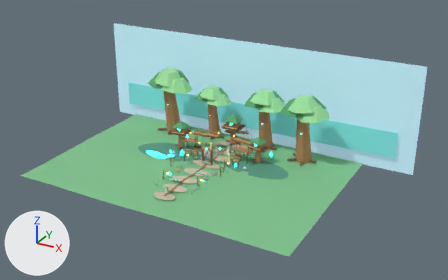
The glTF model assets/exports/heartbough_glade_entrance_v001.glb as it was, and as the next commit left it.
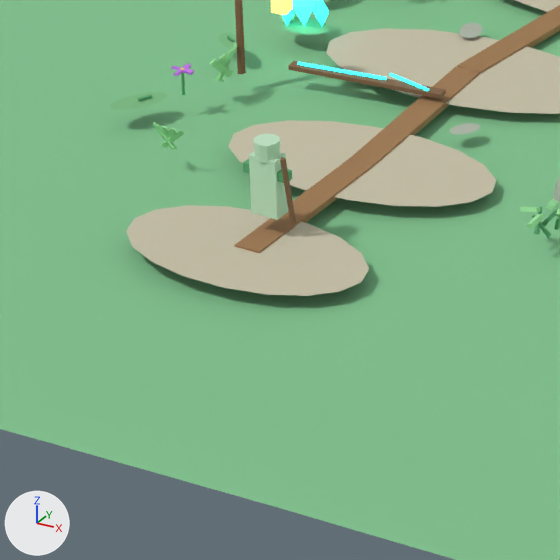
The first picture shows the older version from a 50 mm lens placed at (60.9, -101.1, 58.2), pointed at (4.4, 1.6, 6.9). The close-ups show the older and then the newer version on the part from 32% to 43% of the width and 62% to 80% of the height of that picture. Only the edits that show in the close-ups are written down. Arrows for +X, +Y and +Z are at lower left; the lights stay in place. Where no turn or scale is listed for an object, it has been applied to the vertices.

Objects in the first close-up: 'SCENE_Characters_PlayerPlaceholder_Foreground_Body', 'SCENE_Characters_PlayerPlaceholder_Foreground_Head', 'SCENE_Terrain_CentralMossyStonePath_00', 'SCENE_Terrain_CentralMossyStonePath_01', 'SCENE_Terrain_CentralMossyStonePath_02', 'SCENE_Terrain_MainGladeGround_62x42m', 'SCENE_Terrain_RootPathConnector_00', 'SCENE_Terrain_RootPathConnector_01', 'SCENE_Terrain_RootPathConnector_02', 'SCENE_VillageProps_LanternPathGuide_00', 'SCENE_Worldroot_GlowingRootVein_Path_00', 'SCENE_Worldroot_PathCrystalGuide_00' and 13 more.
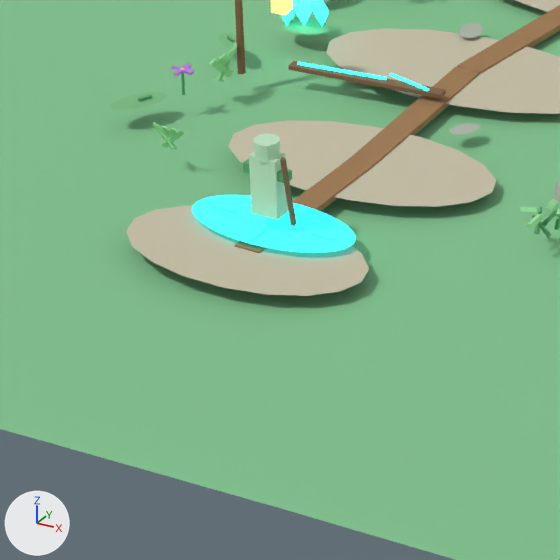
Boxes (x1, y1, x2, y2) around the edits, measured in the close-ups (560 x 560 px):
'SCENE_Terrain_PlayerSpawn_RuneCircle', added (cyan)
    after: (192, 195, 356, 253)
'SCENE_Terrain_PlayerSpawn_RuneTick_00', added
    after: (311, 232, 336, 241)
'SCENE_Terrain_PlayerSpawn_RuneTick_02', added
    after: (212, 204, 236, 214)
'SCENE_Terrain_PlayerSpawn_RuneTick_03', added
    after: (249, 228, 267, 242)

Edits to the bpy script that builds the scene:
```text
Add mat_mat_playerspawn_cyanrune:
    mat_mat_playerspawn_cyanrune = principled_material('MAT_PlayerSpawn_CyanRune')
    mat_mat_playerspawn_cyanrune.base_color = (0.06, 0.92, 0.86)  # cyan #45f6ef
    mat_mat_playerspawn_cyanrune.roughness = 0.82
    mat_mat_playerspawn_cyanrune.emission_color = (0.02, 0.88, 0.95)  # cyan #27f1f9
    mat_mat_playerspawn_cyanrune.emission_strength = 1.0
Add me_scene_terrain_playerspawn_runetick_03_mesh:
    me_scene_terrain_playerspawn_runetick_03_mesh.from_pydata([(-0.027, 0.24, -0.018), (-0.027, 0.24, 0.018), (0.028, 0.24, -0.018), (0.028, 0.24, 0.018), (-0.028, -0.24, -0.018), (-0.028, -0.24, 0.018), (0.027, -0.24, -0.018), (0.027, -0.24, 0.018)], [], [(0, 1, 3), (0, 3, 2), (2, 3, 7), (2, 7, 6), (6, 7, 5), (6, 5, 4), (4, 5, 1), (4, 1, 0), (2, 6, 4), (2, 4, 0), (7, 3, 1), (7, 1, 5)])
    me_scene_terrain_playerspawn_runetick_03_mesh.materials.append(mat_mat_playerspawn_cyanrune)  # cyan #45f6ef, glowing cyan #27f1f9
Add me_scene_terrain_playerspawn_runetick_02_mesh:
    me_scene_terrain_playerspawn_runetick_02_mesh.from_pydata([(0.24, 0.028, -0.018), (0.24, 0.028, 0.018), (0.24, -0.027, -0.018), (0.24, -0.027, 0.018), (-0.24, 0.027, -0.018), (-0.24, 0.027, 0.018), (-0.24, -0.028, -0.018), (-0.24, -0.028, 0.018)], [], [(0, 1, 3), (0, 3, 2), (2, 3, 7), (2, 7, 6), (6, 7, 5), (6, 5, 4), (4, 5, 1), (4, 1, 0), (2, 6, 4), (2, 4, 0), (7, 3, 1), (7, 1, 5)])
    me_scene_terrain_playerspawn_runetick_02_mesh.materials.append(mat_mat_playerspawn_cyanrune)  # cyan #45f6ef, glowing cyan #27f1f9
Add me_scene_terrain_playerspawn_runetick_00_mesh:
    me_scene_terrain_playerspawn_runetick_00_mesh.from_pydata(...)  # a box spanning x -0.24..0.24, y -0.028..0.028, z -0.018..0.018
    me_scene_terrain_playerspawn_runetick_00_mesh.materials.append(mat_mat_playerspawn_cyanrune)  # cyan #45f6ef, glowing cyan #27f1f9
Add me_scene_terrain_playerspawn_runecircle_mesh:
    me_scene_terrain_playerspawn_runecircle_mesh.from_pydata(...)  # 33 vertices, 32 faces; spans x -1.65..1.65, y -0.82..0.82, z 0.0
    me_scene_terrain_playerspawn_runecircle_mesh.materials.append(mat_mat_playerspawn_cyanrune)  # cyan #45f6ef, glowing cyan #27f1f9
Add ob_scene_terrain_playerspawn_runetick_03:
    ob_scene_terrain_playerspawn_runetick_03 = bpy.data.objects.new('SCENE_Terrain_PlayerSpawn_RuneTick_03', me_scene_terrain_playerspawn_runetick_03_mesh)
    ob_scene_terrain_playerspawn_runetick_03.location = (0.0, -13.85, 0.39)
Add ob_scene_terrain_playerspawn_runetick_02:
    ob_scene_terrain_playerspawn_runetick_02 = bpy.data.objects.new('SCENE_Terrain_PlayerSpawn_RuneTick_02', me_scene_terrain_playerspawn_runetick_02_mesh)
    ob_scene_terrain_playerspawn_runetick_02.location = (-1.05, -13.35, 0.39)
Add ob_scene_terrain_playerspawn_runetick_00:
    ob_scene_terrain_playerspawn_runetick_00 = bpy.data.objects.new('SCENE_Terrain_PlayerSpawn_RuneTick_00', me_scene_terrain_playerspawn_runetick_00_mesh)
    ob_scene_terrain_playerspawn_runetick_00.location = (1.05, -13.35, 0.39)
Add ob_scene_terrain_playerspawn_runecircle:
    ob_scene_terrain_playerspawn_runecircle = bpy.data.objects.new('SCENE_Terrain_PlayerSpawn_RuneCircle', me_scene_terrain_playerspawn_runecircle_mesh)
    ob_scene_terrain_playerspawn_runecircle.location = (0.0, -13.35, 0.37)
```
